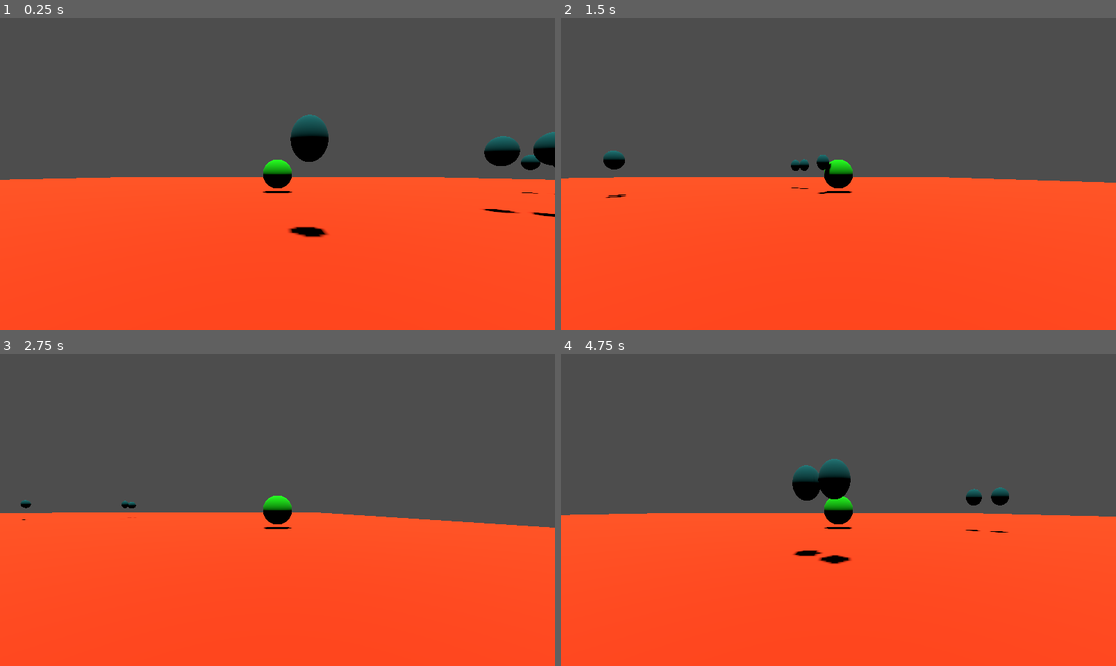
Above: before the commit, frames 1-4 (two rows, left to right).
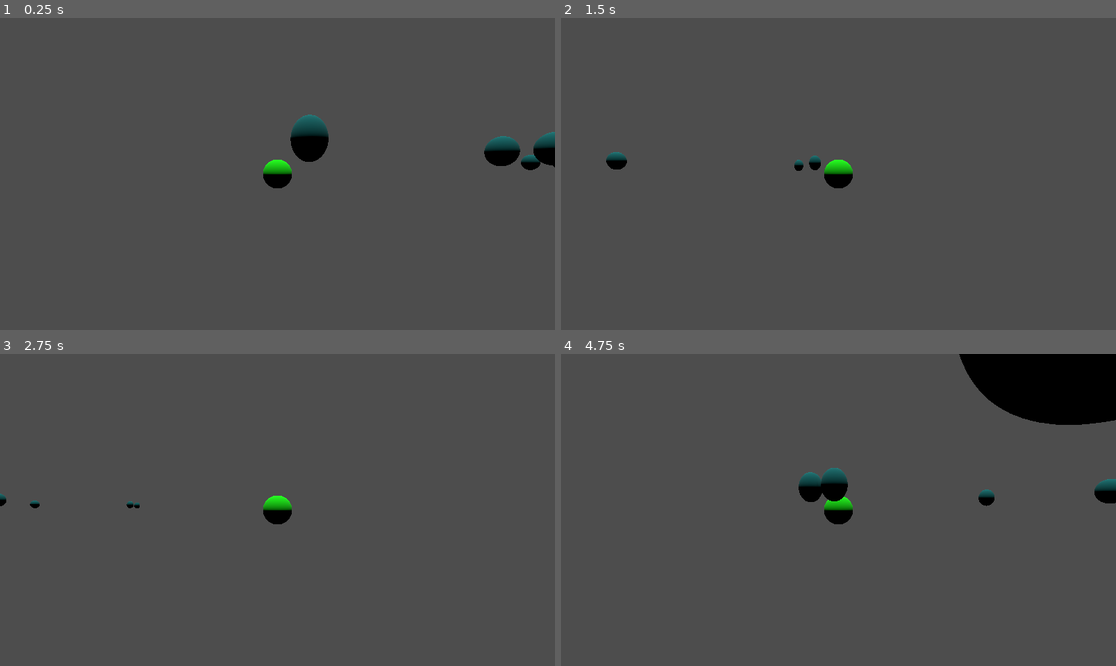
Above: after the commit, the same moments.

Repository: tfcb93/pick-up-the-things
Game: Godot game, scene res://Scenes/Main.tscn
The game is run twice, just before and just after one commit, with the same random seed, the same clock (stepped at 60 frames per second) and the same inputs. Before the commit the project starts from res://Main.tscn.
Inputs:
- Up to frame 1 (0.25 s): no input
- Up to frame 2 (1.5 s): tap Enter at 0.5 s; hold Right (move_right) 0.53-1.28 s; hold Down (move_back) from 1.28 s (still down)
- Up to frame 3 (2.75 s): release Down (move_back) at 2.03 s; hold Right (move_right) from 2.03 s (still down)
- Up to frame 4 (4.75 s): release Right (move_right) at 2.78 s; hold Up (move_forward) 2.78-3.53 s; hold Left (move_left) from 3.53 s (still down)

The runs differ from the first frame. In frame 1, 49% of the frame differs, in the area x 0-100%, y 51-100%; in frame 2, 49%; in frame 3, 48%; in frame 4, 55%, in the area x 0-100%, y 0-100%.

Commit message:
Changes the structure of the project; Includes Events singleton; Implements pick up collectable

Diff:
--- a/Collectable.tscn
+++ b/Scenes/Collectable.tscn
@@ -1,4 +1,6 @@
-[gd_scene load_steps=4 format=3 uid="uid://bpn66wrhw2o6n"]
+[gd_scene load_steps=5 format=3 uid="uid://bpn66wrhw2o6n"]
+
+[ext_resource type="Script" path="res://Scripts/Collectable.gd" id="1_h2fxn"]
 
 [sub_resource type="StandardMaterial3D" id="StandardMaterial3D_nwsmu"]
 albedo_color = Color(0, 0.447059, 0.447059, 1)
@@ -11,10 +13,13 @@
 [sub_resource type="SphereShape3D" id="SphereShape3D_gbs3k"]
 radius = 0.253292
 
-[node name="Node3D" type="StaticBody3D"]
+[node name="Node3D" type="Area3D"]
+script = ExtResource("1_h2fxn")
 
 [node name="MeshInstance3D" type="MeshInstance3D" parent="."]
 mesh = SubResource("SphereMesh_04krr")
 
 [node name="CollisionShape3D" type="CollisionShape3D" parent="."]
 shape = SubResource("SphereShape3D_gbs3k")
+
+[connection signal="body_entered" from="." to="." method="_on_body_entered"]
--- /dev/null
+++ b/Scenes/Collectables_list.tscn
@@ -0,0 +1,6 @@
+[gd_scene load_steps=2 format=3 uid="uid://bxoketgr3vbah"]
+
+[ext_resource type="Script" path="res://Scripts/Collectables_list.gd" id="1_6e5ba"]
+
+[node name="CollectablesList" type="Node"]
+script = ExtResource("1_6e5ba")
--- a/Main.tscn
+++ b/Scenes/Main.tscn
@@ -1,7 +1,8 @@
-[gd_scene load_steps=6 format=3 uid="uid://dxcbkl657ae5t"]
+[gd_scene load_steps=7 format=3 uid="uid://dxcbkl657ae5t"]
 
-[ext_resource type="PackedScene" uid="uid://dwwebxkq48ryo" path="res://Player.tscn" id="1_8rov3"]
-[ext_resource type="PackedScene" uid="uid://bxoketgr3vbah" path="res://collectables_list.tscn" id="2_r4ewe"]
+[ext_resource type="PackedScene" uid="uid://dwwebxkq48ryo" path="res://Scenes/Player.tscn" id="1_8rov3"]
+[ext_resource type="Script" path="res://Scripts/Main.gd" id="1_cy322"]
+[ext_resource type="PackedScene" uid="uid://bxoketgr3vbah" path="res://Scenes/Collectables_list.tscn" id="2_r4ewe"]
 
 [sub_resource type="BoxShape3D" id="BoxShape3D_kejco"]
 size = Vector3(60, 2, 60)
@@ -14,9 +15,11 @@
 size = Vector3(60, 2, 60)
 
 [node name="Main" type="Node"]
+script = ExtResource("1_cy322")
 
 [node name="Ground" type="StaticBody3D" parent="."]
 transform = Transform3D(1, 0, 0, 0, 1, 0, 0, 0, 1, 0, -1, 0)
+visible = false
 
 [node name="CollisionShape3D" type="CollisionShape3D" parent="Ground"]
 shape = SubResource("BoxShape3D_kejco")
--- a/Player.tscn
+++ b/Scenes/Player.tscn
@@ -1,7 +1,7 @@
-[gd_scene load_steps=6 format=3 uid="uid://dwwebxkq48ryo"]
+[gd_scene load_steps=7 format=3 uid="uid://dwwebxkq48ryo"]
 
-[ext_resource type="Script" path="res://Player.gd" id="1_63cjb"]
-[ext_resource type="Script" path="res://CameraPivot.gd" id="2_y2w1w"]
+[ext_resource type="Script" path="res://Scripts/Player.gd" id="1_xu2wh"]
+[ext_resource type="Script" path="res://Scripts/CameraPivot.gd" id="2_tx15u"]
 
 [sub_resource type="StandardMaterial3D" id="StandardMaterial3D_10f2k"]
 albedo_color = Color(0.0705882, 1, 0, 1)
@@ -11,8 +11,10 @@
 
 [sub_resource type="SphereShape3D" id="SphereShape3D_8c8xk"]
 
+[sub_resource type="SphereShape3D" id="SphereShape3D_ln1dk"]
+
 [node name="Player" type="CharacterBody3D"]
-script = ExtResource("1_63cjb")
+script = ExtResource("1_xu2wh")
 
 [node name="Pivot" type="Node3D" parent="."]
 
@@ -26,6 +28,12 @@
 [node name="CameraPivot" type="SpringArm3D" parent="."]
 spring_length = 7.0
 margin = 0.2
-script = ExtResource("2_y2w1w")
+script = ExtResource("2_tx15u")
 
 [node name="Camera3D" type="Camera3D" parent="CameraPivot"]
+
+[node name="Area3D" type="Area3D" parent="."]
+transform = Transform3D(2, 0, 0, 0, 2, 0, 0, 0, 2, 0, 0, 0)
+
+[node name="CollisionShape3D" type="CollisionShape3D" parent="Area3D"]
+shape = SubResource("SphereShape3D_ln1dk")
--- /dev/null
+++ b/Scripts/Collectable.gd
@@ -0,0 +1,8 @@
+extends Area3D
+
+
+
+func _on_body_entered(body):
+	if (body.name == 'Player'):
+		Events.emit_signal("_collectable_picked");
+		queue_free();
--- a/collectables_list.gd
+++ b/Scripts/Collectables_list.gd
@@ -4,7 +4,7 @@
 @export var area_height: int = 10;
 @export var total_collectables: int = 10;
 
-@onready var piece = preload("res://Collectable.tscn");
+@onready var piece = preload("res://Scenes/Collectable.tscn");
 
 func _ready():
 	for collectable_number in total_collectables:
--- /dev/null
+++ b/Scripts/Events.gd
@@ -0,0 +1,3 @@
+extends Node
+
+signal _collectable_picked;
--- /dev/null
+++ b/Scripts/Main.gd
@@ -0,0 +1,11 @@
+extends Node
+
+var score:int = 0;
+
+# Called when the node enters the scene tree for the first time.
+func _ready():
+	Events._collectable_picked.connect(_increase_score);
+
+func _increase_score():
+	score += 1;
+	print(score);
--- a/Player.gd
+++ b/Scripts/Player.gd
@@ -15,7 +15,6 @@
 func _process(delta):
 	camera_pivot.position = position;
 
-
 func _movement(delta: float) -> void:
 	var direction = Vector3.ZERO;
 
@@ -24,16 +23,9 @@
 
 	# Move the direction vector to the camera's springArm rotation, so it can move relatively
 	direction = direction.rotated(Vector3.UP, camera_pivot.rotation.y).normalized();
-#
-#	if direction != Vector3.ZERO:
-#		direction = direction.normalized();
-#		$Pivot.look_at(position + direction, Vector3.UP);
-#
+
 	target_velocity.x = direction.x * speed;
 	target_velocity.z = direction.z * speed;
-#
-#	if not is_on_floor():
-#		target_velocity.y = target_velocity.y - (fall_acceleration * delta);
-#
+
 	velocity = target_velocity;
 	move_and_slide();
--- a/collectables_list.tscn
+++ /dev/null
@@ -1,6 +0,0 @@
-[gd_scene load_steps=2 format=3 uid="uid://bxoketgr3vbah"]
-
-[ext_resource type="Script" path="res://collectables_list.gd" id="1_3vb0u"]
-
-[node name="CollectablesList" type="Node"]
-script = ExtResource("1_3vb0u")
--- a/project.godot
+++ b/project.godot
@@ -11,9 +11,13 @@
 [application]
 
 config/name="Playing with 3d"
-run/main_scene="res://Main.tscn"
+run/main_scene="res://Scenes/Main.tscn"
 config/features=PackedStringArray("4.1", "Forward Plus")
 config/icon="res://icon.svg"
+
+[autoload]
+
+Events="*res://Scripts/Events.gd"
 
 [input]
 
Renamed: CameraPivot.gd -> Scripts/CameraPivot.gd
